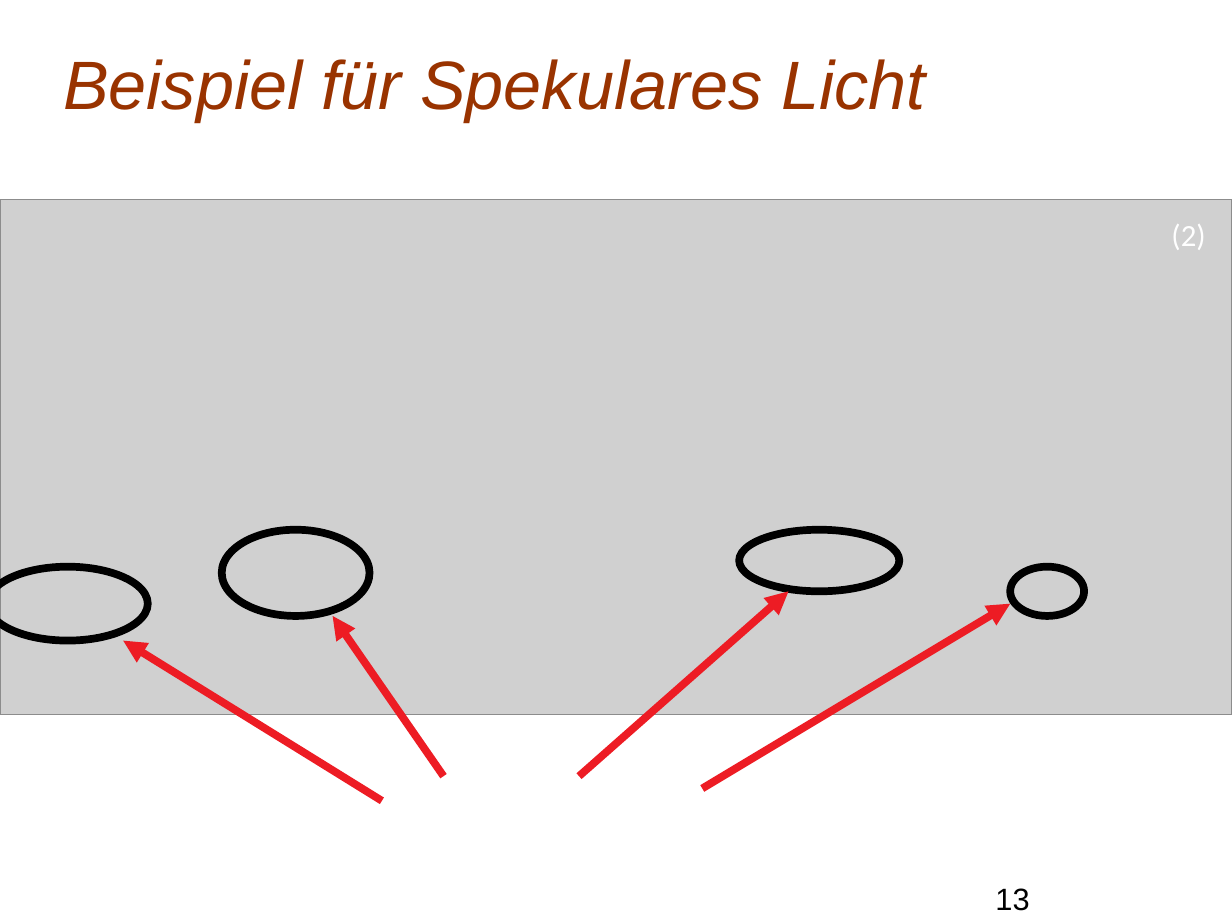
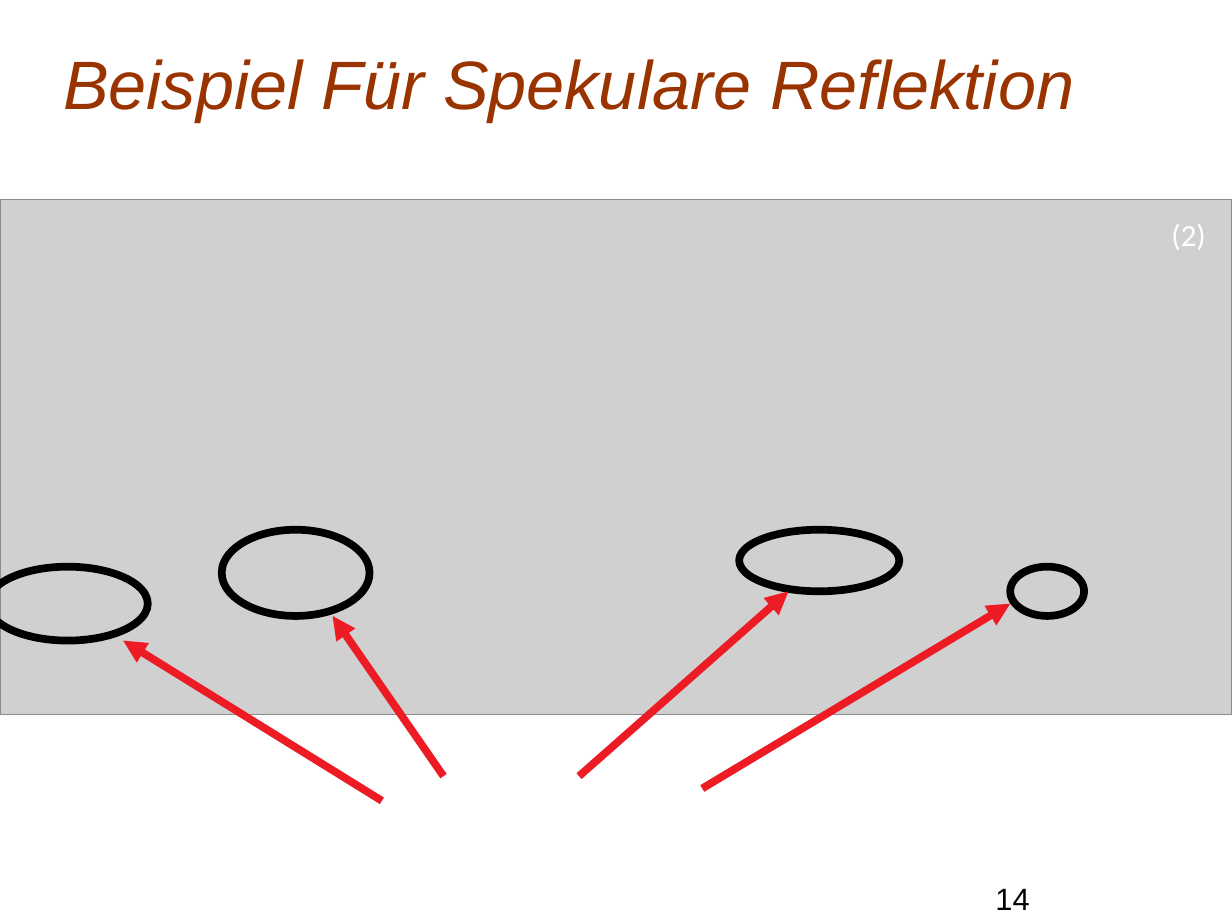
Before and after one commit to Mxtreme1/Presentation-on-The-Phong-Illumination-Model, a slide deck: slide 14 of PIM.odp (slide 13 before the commit). Drawn at 1232x924 pixels with LibreOffice and Linux fonts; fonts in the diff are those of the drawing; grey boxes stand for pictures; background and template pictures are left out. Boxes give left, top, right and bottom in pixels: in the first picture for what was removed or moved away, otherwise in the second. Text is boxed around its words. In the diff, an @@ line names an element or a change of style, - is before the commit and + after.

```diff
--- a/PIM.odp
+++ b/PIM.odp
@@ title at (63,59,1074,122): text changed @@
-Beispiel für Spekulares Licht
+Beispiel Für Spekulare Reflektion
@@ page number at (995,888,1029,910): text changed @@
-13
+14
```
Also in this commit, not shown: 14 other slides changed, 1 slide added, 10 other files.
